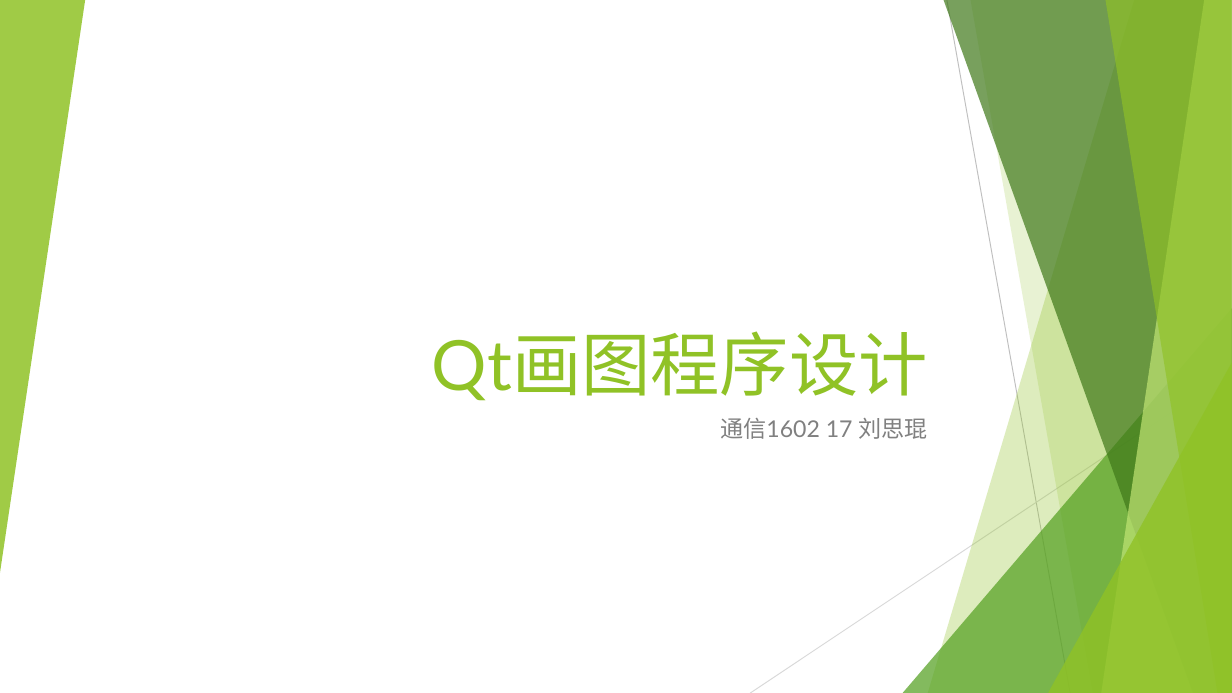
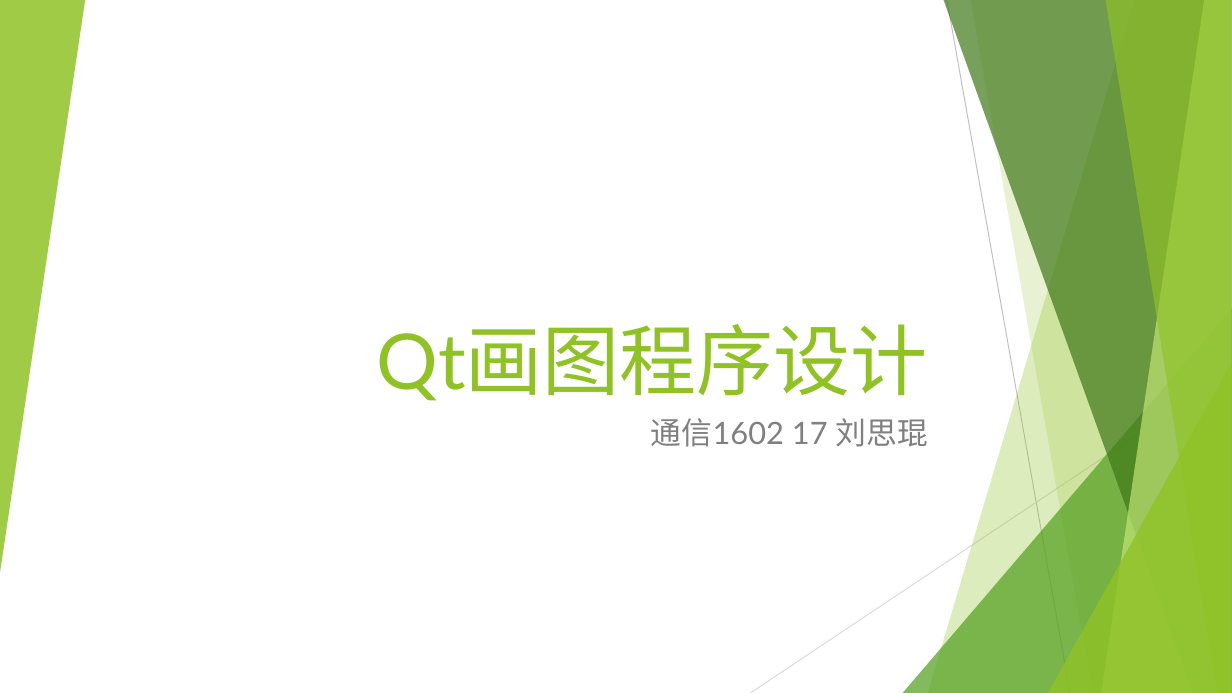
Before and after one commit to 1580994065/Qt_2018_FALL_Homework, a slide deck: slide 1 of lab02/lab02.pptx. Drawn at 1232x693 pixels with LibreOffice and Linux fonts; fonts in the diff are those of the drawing. Boxes give left, top, right and bottom in pixels: in the first picture for what was removed or moved away, otherwise in the second. Text is boxed around its words. In the diff, an @@ line names an element or a change of style, - is before the commit and + after.

```diff
--- a/lab02/lab02.pptx
+++ b/lab02/lab02.pptx
@@ title "Qt画图程序设计" at [377,324,928,401]: size 54 to 60 pt @@
@@ subtitle "通信1602 17 刘思琨" at [651,418,927,447]: size 18 to 24 pt @@
```
Also in this commit, not shown: 8 slides added, 1 slide removed, 3 other files.
